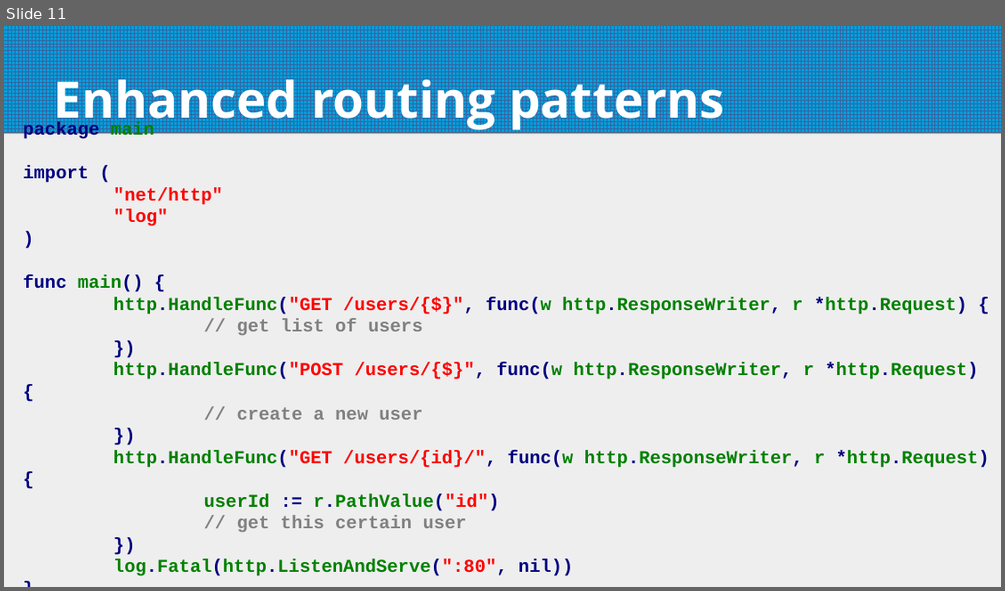
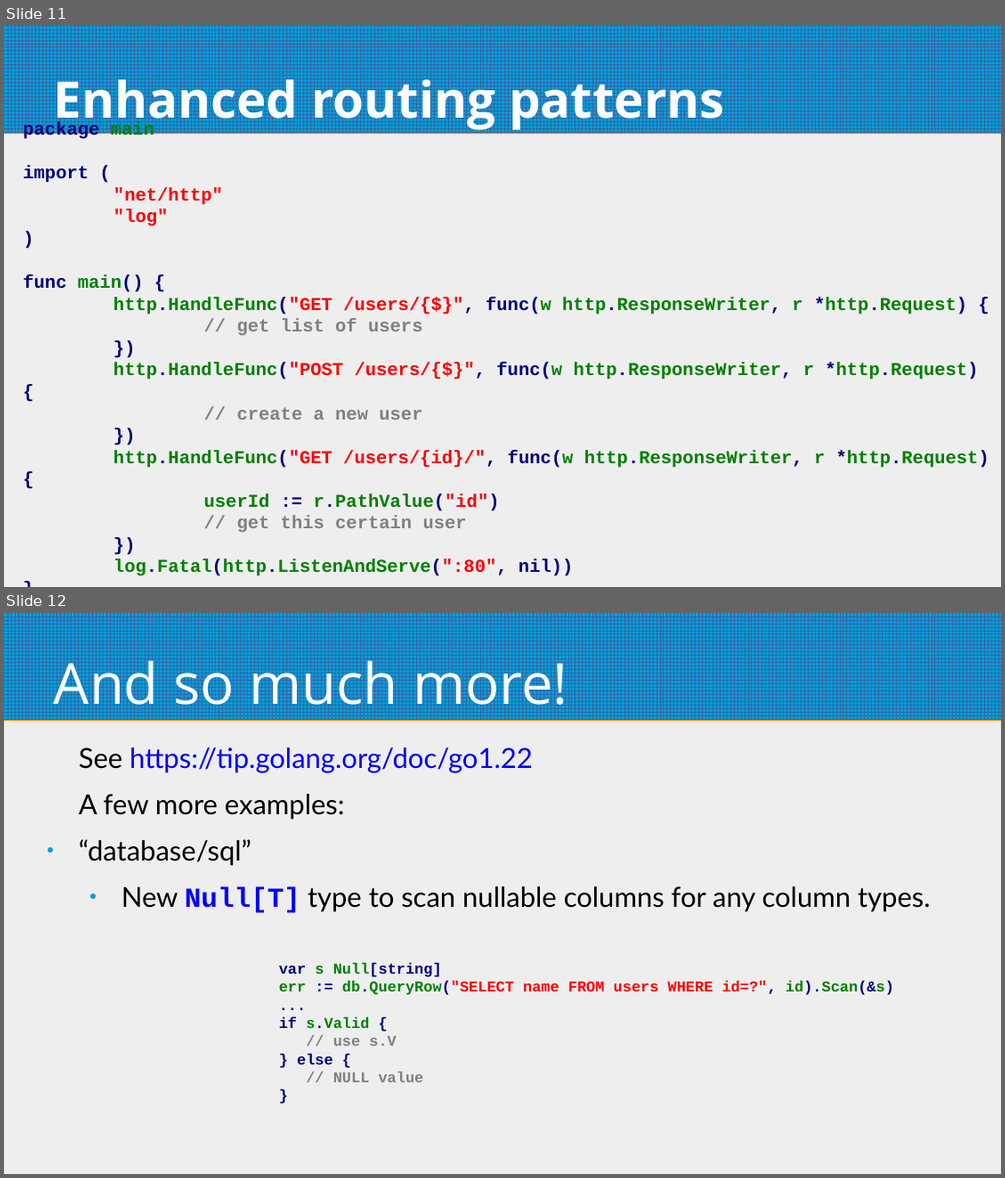
Before and after one commit to ilius/presentations, a slide deck: 2024-02-15/go-1-22.odp. Shown one above the other, each under a label of ours: slide 11 before the commit, slides 11 and 12 after it. The pictures are 1005x591 and 1005x1178 pixels, drawn with LibreOffice and Linux fonts; fonts in the diff are those of the drawing. Boxes give left, top, right and bottom in pixels: in the first picture for what was removed or moved away, otherwise in the second. Text is boxed around its words. In the diff, an @@ line names an element or a change of style, - is before the commit and + after.

```diff
--- a/2024-02-15/go-1-22.odp
+++ b/2024-02-15/go-1-22.odp
@@ slide 12 added at bbox=[4, 613, 1001, 1174], background #EEEEEE; not listed: 1 template element that a slide beside it also shows @@
@@ title added at bbox=[54, 651, 568, 719], 45 pt, text #FFFFFF @@
+And so much more!
@@ text added at bbox=[79, 747, 930, 913], 22 pt, text #000000 @@
+See https://tip.golang.org/doc/go1.22
+A few more examples:
+● “database/sql”
+  ● New Null[T] type to scan nullable columns for any column types.
@@ text added at bbox=[279, 963, 894, 1082], 12 pt, text #000080, bold @@
+var s Null[string]
+err := db.QueryRow("SELECT name FROM users WHERE id=?", id).Scan(&s)
+...
+if s.Valid {
+// use s.V
+} else {
+// NULL value
+}
```
Also in this commit, not shown: 1 other file.
